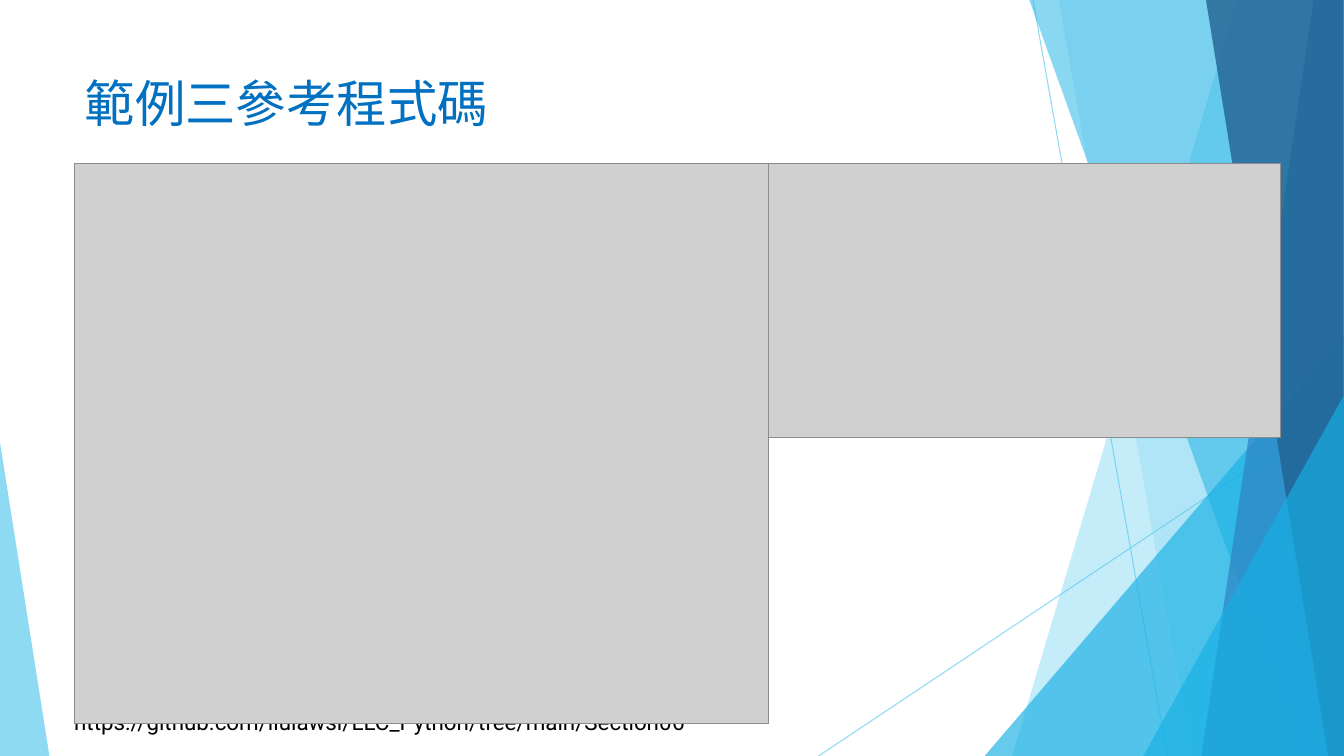
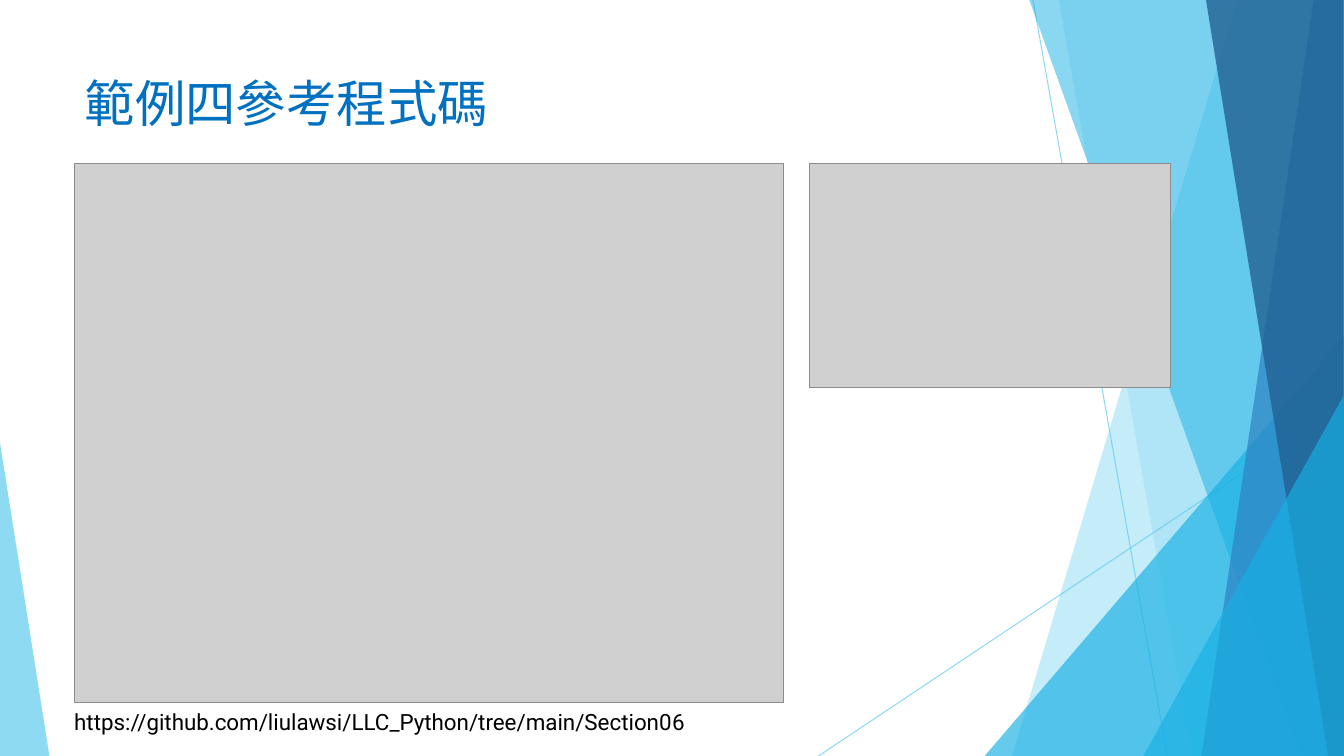
Before and after one commit to liulawsi/My_PPTs, a slide deck: slide 23 of LCC/Python/06_串列(List)一定要認識.pptx (slide 20 before the commit). Drawn at 1344x756 pixels with LibreOffice and Linux fonts; fonts in the diff are those of the drawing; grey boxes stand for pictures; background and template pictures are left out. Boxes give left, top, right and bottom in pixels: in the first picture for what was removed or moved away, otherwise in the second. Text is boxed around its words. In the diff, an @@ line names an element or a change of style, - is before the commit and + after.

```diff
--- a/LCC/Python/06_串列(List)一定要認識.pptx
+++ b/LCC/Python/06_串列(List)一定要認識.pptx
@@ title at (85,79,488,126): text changed @@
-範例三參考程式碼
+範例四參考程式碼
@@ picture: place and size @@
-picture at (75,163,768,723)
+picture at (75,163,783,703)
@@ picture: place and size @@
-picture at (768,163,1280,438)
+picture at (810,163,1171,387)
```
Also in this commit, not shown: 16 other slides changed, 20 slides added, 1 other file.
